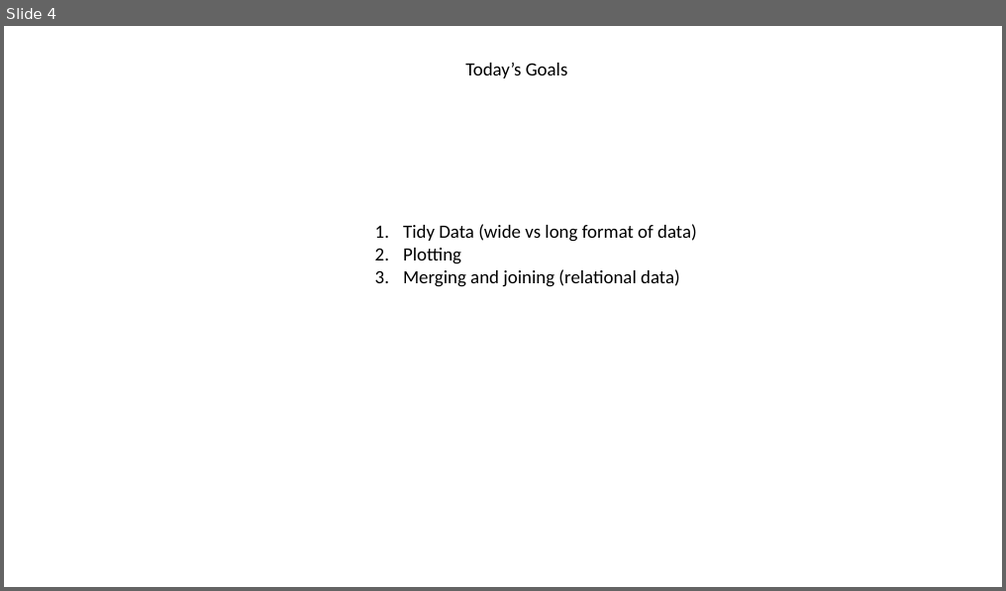
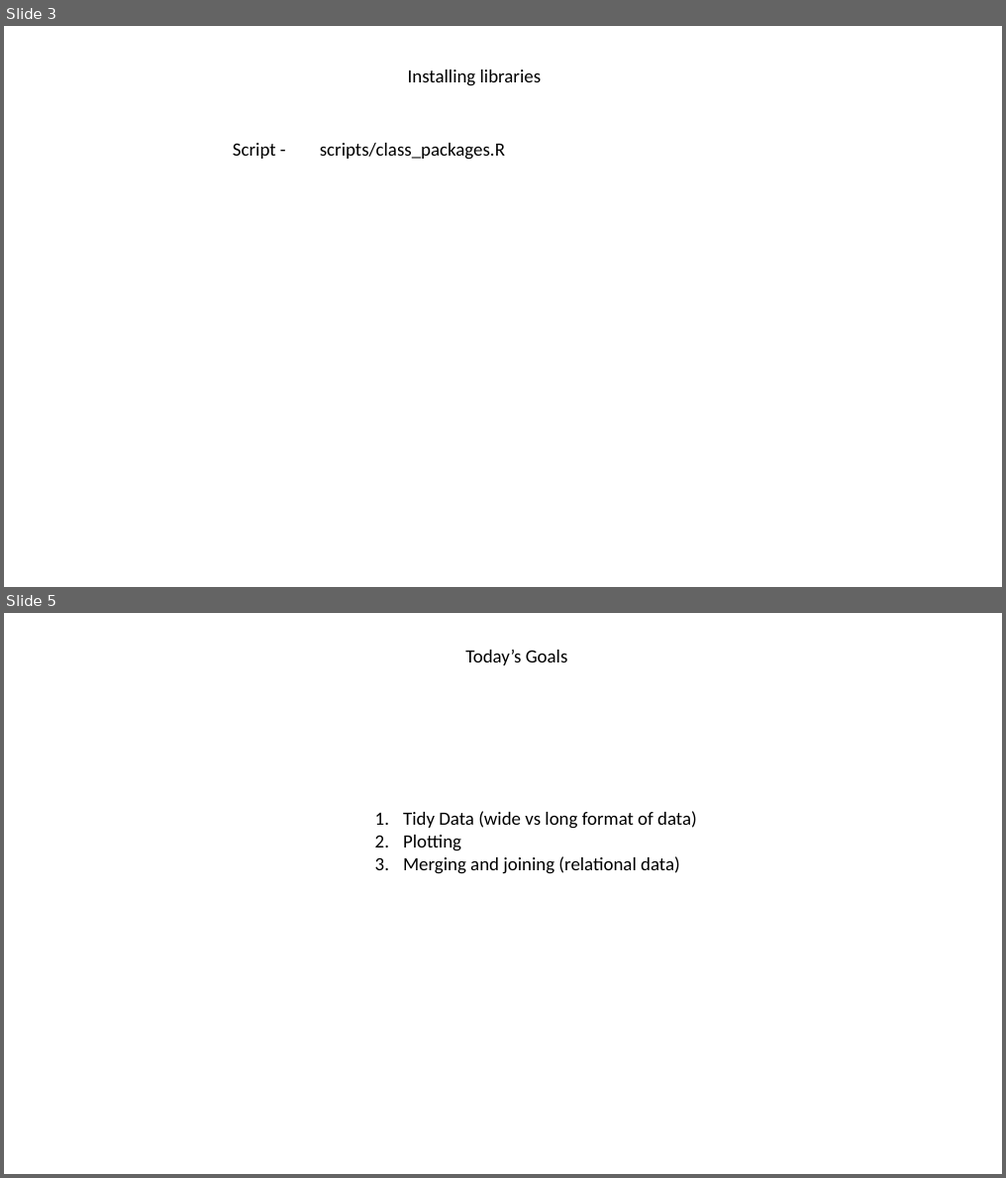
Before and after one commit to jraab/GNET749_RNAseq, a slide deck: lectures/2025_GNET749_Lecture2.pptx. Shown one above the other, each under a label of ours: slide 4 before the commit, slides 3 and 5 after it; the slides between them are not shown. The pictures are 1006x591 and 1006x1178 pixels, drawn with LibreOffice and Linux fonts; fonts in the diff are those of the drawing. Boxes give left, top, right and bottom in pixels: in the first picture for what was removed or moved away, otherwise in the second. Text is boxed around its words. In the diff, an @@ line names an element or a change of style, - is before the commit and + after.

Commit message:
pre class 2 update

```diff
--- a/lectures/2025_GNET749_Lecture2.pptx
+++ b/lectures/2025_GNET749_Lecture2.pptx
@@ slide 3 added at (4,26,1002,587), background #FFFFFF @@
@@ text added at (408,70,541,86), 18 pt, text #000000 @@
+Installing libraries
@@ text added at (233,143,505,160), 18 pt, text #000000 @@
+Script - scripts/class_packages.R
@@ what was slide 4 is now slide 5 @@
```
Also in this commit, not shown: 3 slides changed, 5 other files.
